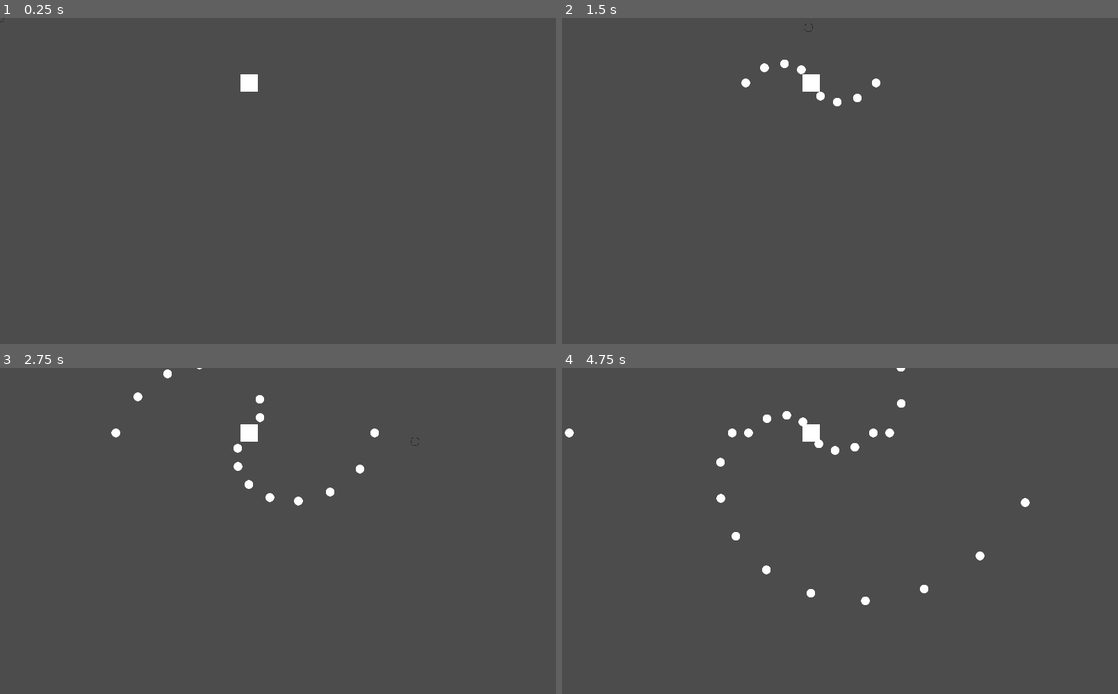
Above: before the commit, frames 1-4 (two rows, left to right).
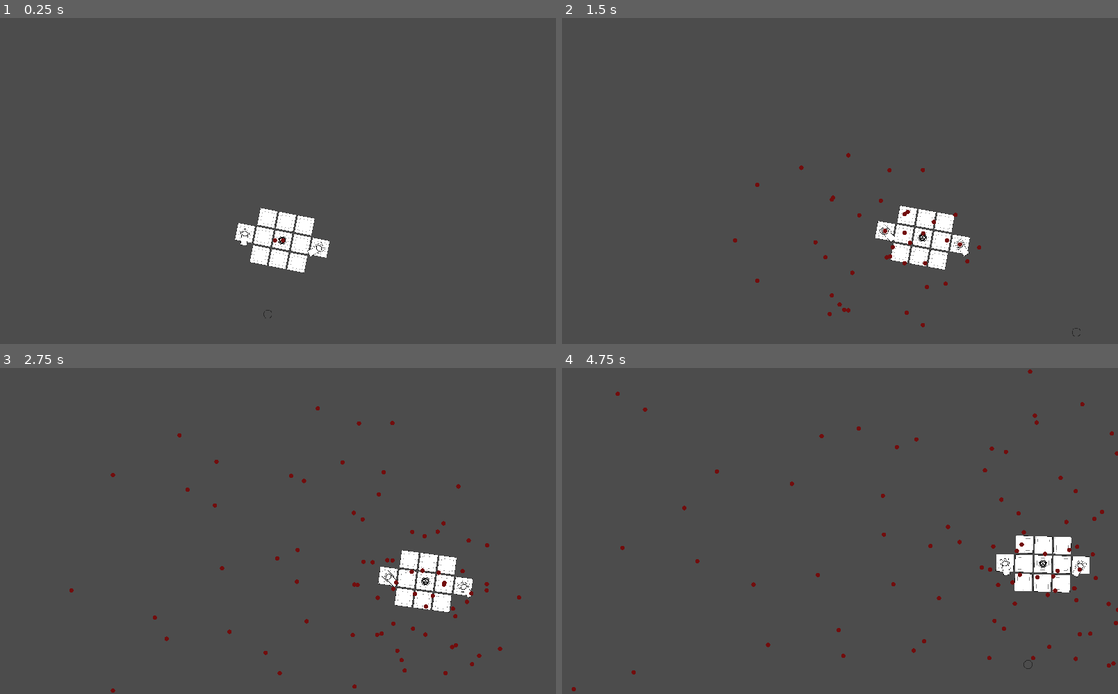
Above: after the commit, the same moments.

Repository: rrebane/ggj-2021-bullet-hell
Game: Godot game, scene res://levels/Level1.tscn
Two runs of this game, one before a commit and one after it. Both use one fixed random seed, a clock stepped at 60 frames per second and the inputs below.
Inputs:
- Up to frame 1 (0.25 s): no input
- Up to frame 2 (1.5 s): hold Right (right) 0.53-1.28 s; hold Shift (dash) 0.53-1.28 s; hold Down (down) from 1.28 s (still down); tap Shift (dash) at 1.35 s
- Up to frame 3 (2.75 s): release Down (down) at 2.03 s; hold Right (right) from 2.03 s (still down); hold Shift (dash) from 2.03 s (still down)
- Up to frame 4 (4.75 s): release Right (right) at 2.78 s; release Shift (dash) at 2.78 s; hold Up (up) 2.78-3.53 s; tap Shift (dash) at 2.85, 4.35 s; hold Shift (dash) 3.53-4.28 s; hold Left (left) from 3.53 s (still down)

The runs differ from the first frame. In frame 1, 2.0% of the frame differs, in the area x 0-60%, y 0-93%; in frame 2, 2.5%; in frame 3, 3.0%; in frame 4, 3.4%, in the area x 0-100%, y 0-100%.

Commit message:
Work-in-progress
Moved assets around. Added some more enemy modules. Added enemy tilt.

Diff:
--- /dev/null
+++ b/enemies/TutorialBoss.gd
@@ -0,0 +1,35 @@
+extends Node2D
+
+export var max_tilt_angle = PI
+
+export var x_radius = 50.0
+export var y_radius = 50.0
+export var x_rate = 0.2
+export var y_rate = 0.1
+
+var x_angle = 0.0
+var y_angle = 0.0
+
+onready var start_position = Vector2.ZERO
+onready var prev_position = Vector2.ZERO
+
+func _ready():
+	start_position = position
+	prev_position = position
+
+# https://medium.com/@wjjordan00/how-to-make-gorgeous-lissajous-patterns-in-unity-easy-2f6423bbe045
+func _physics_process(delta):
+	x_angle += x_rate * delta
+	y_angle += y_rate * delta
+
+	while x_angle >= 2 * PI:
+		x_angle -= 2 * PI
+	while y_angle >= 2 * PI:
+		y_angle -= 2 * PI
+
+	var cur_position = Vector2(start_position.x + sin(x_angle) * x_radius, start_position.y + cos(y_angle) * y_radius)
+	var position_diff = (cur_position - prev_position) / delta
+
+	prev_position = position
+	position = cur_position
+	rotation = clamp(position_diff.x, -240.0, 240.0) / 240.0 * PI / 16
--- /dev/null
+++ b/enemies/TutorialBoss.tscn
@@ -0,0 +1,43 @@
+[gd_scene load_steps=5 format=2]
+
+[ext_resource path="res://enemy_modules/CoreModule.tscn" type="PackedScene" id=1]
+[ext_resource path="res://enemies/TutorialBoss.gd" type="Script" id=2]
+[ext_resource path="res://enemy_modules/BlankModule.tscn" type="PackedScene" id=3]
+[ext_resource path="res://enemy_modules/SingleGunModule.tscn" type="PackedScene" id=4]
+
+[node name="TutorialBoss" type="Node2D"]
+script = ExtResource( 2 )
+
+[node name="CoreModule" parent="." instance=ExtResource( 1 )]
+num_bullet_arrays = 2
+fire_rate = 0.2
+
+[node name="BlankModule" parent="." instance=ExtResource( 3 )]
+position = Vector2( -35, 0 )
+
+[node name="BlankModule8" parent="." instance=ExtResource( 3 )]
+position = Vector2( 35, 35 )
+
+[node name="BlankModule7" parent="." instance=ExtResource( 3 )]
+position = Vector2( 35, -35 )
+
+[node name="BlankModule6" parent="." instance=ExtResource( 3 )]
+position = Vector2( 0, -35 )
+
+[node name="BlankModule5" parent="." instance=ExtResource( 3 )]
+position = Vector2( 0, 35 )
+
+[node name="BlankModule4" parent="." instance=ExtResource( 3 )]
+position = Vector2( -35, 35 )
+
+[node name="BlankModule3" parent="." instance=ExtResource( 3 )]
+position = Vector2( -35, -35 )
+
+[node name="BlankModule2" parent="." instance=ExtResource( 3 )]
+position = Vector2( 35, 0 )
+
+[node name="SingleGunModule" parent="." instance=ExtResource( 4 )]
+position = Vector2( -70, 0 )
+
+[node name="SingleGunModule2" parent="." instance=ExtResource( 4 )]
+position = Vector2( 70, 0 )
--- /dev/null
+++ b/enemy_modules/BlankModule.gd
@@ -0,0 +1 @@
+extends EnemyModule
--- a/enemies/CoreModule.tscn
+++ b/enemy_modules/BlankModule.tscn
@@ -1,15 +1,16 @@
 [gd_scene load_steps=5 format=2]
 
-[ext_resource path="res://sprites/square.png" type="Texture" id=1]
-[ext_resource path="res://enemies/CoreModule.gd" type="Script" id=2]
+[ext_resource path="res://sprites/base_module.png" type="Texture" id=1]
+[ext_resource path="res://enemy_modules/BlankModule.gd" type="Script" id=2]
 
 [sub_resource type="RectangleShape2D" id=1]
-extents = Vector2( 15.9121, 15.8416 )
+extents = Vector2( 63.8147, 63.3195 )
 
 [sub_resource type="RectangleShape2D" id=2]
-extents = Vector2( 15.9576, 15.9781 )
+extents = Vector2( 63.0595, 62.9419 )
 
-[node name="CoreModule" type="KinematicBody2D"]
+[node name="BlankModule" type="KinematicBody2D"]
+scale = Vector2( 0.25, 0.25 )
 collision_layer = 2
 collision_mask = 0
 script = ExtResource( 2 )
--- a/enemies/CoreModule.gd
+++ b/enemy_modules/CoreModule.gd
@@ -9,14 +9,11 @@
 var fire_rotation_offset = 0.0
 var cur_fire_time = 0.0
 
-func _ready():
-	pass
-
 func _process(delta):
 	cur_fire_time += delta
-	if cur_fire_time >= fire_rate:
+	while cur_fire_time >= fire_rate:
 		fire()
-		cur_fire_time = 0.0
+		cur_fire_time -= fire_rate
 
 func fire():
 	var angle_between_arrays = 2 * PI / num_bullet_arrays
@@ -28,5 +25,5 @@
 		bullet_inst.move_vec = Vector2.RIGHT.rotated(bullet_angle + fire_rotation_offset * angle_between_arrays)
 
 	fire_rotation_offset += fire_rotation_step
-	if fire_rotation_offset > 1.0:
-		fire_rotation_offset = 0.0
+	while fire_rotation_offset > 1.0:
+		fire_rotation_offset -= 1.0
--- /dev/null
+++ b/enemy_modules/CoreModule.tscn
@@ -0,0 +1,33 @@
+[gd_scene load_steps=6 format=2]
+
+[ext_resource path="res://sprites/base_module.png" type="Texture" id=1]
+[ext_resource path="res://enemy_modules/CoreModule.gd" type="Script" id=2]
+[ext_resource path="res://sprites/core.png" type="Texture" id=3]
+
+[sub_resource type="RectangleShape2D" id=1]
+extents = Vector2( 63.8147, 63.3195 )
+
+[sub_resource type="RectangleShape2D" id=2]
+extents = Vector2( 63.0595, 62.9419 )
+
+[node name="CoreModule" type="KinematicBody2D"]
+scale = Vector2( 0.25, 0.25 )
+collision_layer = 2
+collision_mask = 0
+script = ExtResource( 2 )
+
+[node name="CollisionShape2D" type="CollisionShape2D" parent="."]
+shape = SubResource( 1 )
+
+[node name="Graphics" type="Node2D" parent="."]
+
+[node name="BaseSprite" type="Sprite" parent="Graphics"]
+texture = ExtResource( 1 )
+
+[node name="CoreSprite" type="Sprite" parent="Graphics"]
+texture = ExtResource( 3 )
+
+[node name="PlayerDetector" type="Area2D" parent="."]
+
+[node name="CollisionShape2D" type="CollisionShape2D" parent="PlayerDetector"]
+shape = SubResource( 2 )
--- /dev/null
+++ b/enemy_modules/SingleGun.gd
@@ -0,0 +1,26 @@
+extends Node2D
+
+export var fire_rate = 0.5
+
+var cur_fire_time = 0.0
+
+var bullet_obj = preload("res://projectiles/EnemyEnergyBullet.tscn")
+var player : KinematicBody2D
+
+func _ready():
+	player = get_tree().get_nodes_in_group("player")[0]
+
+func _process(delta):
+	cur_fire_time += delta
+	while cur_fire_time >= fire_rate:
+		fire()
+		cur_fire_time -= fire_rate
+
+	var rotation_diff = get_global_transform().get_rotation() - rotation
+	rotation = player.global_position.angle_to_point(global_position) + rotation_diff
+
+func fire():
+	var bullet_inst = bullet_obj.instance()
+	get_tree().get_root().add_child(bullet_inst)
+	bullet_inst.global_position = global_position
+	bullet_inst.move_vec = global_position.direction_to(player.global_position)
--- /dev/null
+++ b/enemy_modules/SingleGun.tscn
@@ -0,0 +1,12 @@
+[gd_scene load_steps=3 format=2]
+
+[ext_resource path="res://sprites/cannon.png" type="Texture" id=1]
+[ext_resource path="res://enemy_modules/SingleGun.gd" type="Script" id=2]
+
+[node name="SingleGun" type="Node2D"]
+script = ExtResource( 2 )
+
+[node name="Sprite" type="Sprite" parent="."]
+position = Vector2( 30.5258, -0.179047 )
+rotation = 4.71239
+texture = ExtResource( 1 )
--- /dev/null
+++ b/enemy_modules/SingleGunModule.gd
@@ -0,0 +1,29 @@
+extends EnemyModule
+
+export var num_bullet_arrays = 5
+export var fire_rotation_step = 0.3
+export var fire_rate = 0.5
+
+var bullet_obj = preload("res://projectiles/EnemyEnergyBullet.tscn")
+
+var fire_rotation_offset = 0.0
+var cur_fire_time = 0.0
+
+func _process(delta):
+	cur_fire_time += delta
+	while cur_fire_time >= fire_rate:
+		fire()
+		cur_fire_time -= fire_rate
+
+func fire():
+	var angle_between_arrays = 2 * PI / num_bullet_arrays
+	for n in range(num_bullet_arrays):
+		var bullet_inst = bullet_obj.instance()
+		get_tree().get_root().add_child(bullet_inst)
+		bullet_inst.global_position = global_position
+		var bullet_angle = n * angle_between_arrays
+		bullet_inst.move_vec = Vector2.RIGHT.rotated(bullet_angle + fire_rotation_offset * angle_between_arrays)
+
+	fire_rotation_offset += fire_rotation_step
+	while fire_rotation_offset > 1.0:
+		fire_rotation_offset -= 1.0
--- /dev/null
+++ b/enemy_modules/SingleGunModule.tscn
@@ -0,0 +1,32 @@
+[gd_scene load_steps=6 format=2]
+
+[ext_resource path="res://enemy_modules/SingleGun.tscn" type="PackedScene" id=1]
+[ext_resource path="res://sprites/base_module.png" type="Texture" id=2]
+[ext_resource path="res://enemy_modules/SingleGunModule.gd" type="Script" id=3]
+
+[sub_resource type="RectangleShape2D" id=1]
+extents = Vector2( 63.8147, 63.3195 )
+
+[sub_resource type="RectangleShape2D" id=2]
+extents = Vector2( 63.0595, 62.9419 )
+
+[node name="SingleGunModule" type="KinematicBody2D"]
+scale = Vector2( 0.25, 0.25 )
+collision_layer = 2
+collision_mask = 0
+script = ExtResource( 3 )
+
+[node name="CollisionShape2D" type="CollisionShape2D" parent="."]
+shape = SubResource( 1 )
+
+[node name="Graphics" type="Node2D" parent="."]
+
+[node name="BaseSprite" type="Sprite" parent="Graphics"]
+texture = ExtResource( 2 )
+
+[node name="PlayerDetector" type="Area2D" parent="."]
+
+[node name="CollisionShape2D" type="CollisionShape2D" parent="PlayerDetector"]
+shape = SubResource( 2 )
+
+[node name="SingleGun" parent="." instance=ExtResource( 1 )]
--- a/levels/Level1.tscn
+++ b/levels/Level1.tscn
@@ -1,14 +1,16 @@
 [gd_scene load_steps=3 format=2]
 
-[ext_resource path="res://enemies/CoreModule.tscn" type="PackedScene" id=1]
+[ext_resource path="res://enemies/TutorialBoss.tscn" type="PackedScene" id=1]
 [ext_resource path="res://player/player.tscn" type="PackedScene" id=2]
 
 [node name="World" type="Node2D"]
 
-[node name="CoreModule" parent="." instance=ExtResource( 1 )]
-position = Vector2( 458.413, 119.471 )
-num_bullet_arrays = 2
-fire_rotation_step = 0.1
-fire_rate = 0.3
+[node name="player" parent="." instance=ExtResource( 2 )]
+position = Vector2( 493.118, 545.159 )
 
-[node name="player" parent="." instance=ExtResource( 2 )]
+[node name="TutorialBoss" parent="." instance=ExtResource( 1 )]
+position = Vector2( 489.945, 209.432 )
+x_radius = 400.0
+y_radius = 200.0
+x_rate = 0.3
+y_rate = 0.15
--- a/player/player.tscn
+++ b/player/player.tscn
@@ -1,12 +1,14 @@
 [gd_scene load_steps=4 format=2]
 
-[ext_resource path="res://player/player.png" type="Texture" id=1]
+[ext_resource path="res://sprites/player.png" type="Texture" id=1]
 [ext_resource path="res://player/player.gd" type="Script" id=2]
 
 [sub_resource type="CircleShape2D" id=1]
 radius = 8.17662
 
-[node name="player" type="KinematicBody2D"]
+[node name="player" type="KinematicBody2D" groups=[
+"player",
+]]
 script = ExtResource( 2 )
 
 [node name="CollisionShape2D" type="CollisionShape2D" parent="."]
--- a/project.godot
+++ b/project.godot
@@ -12,7 +12,7 @@
 "base": "KinematicBody2D",
 "class": "EnemyModule",
 "language": "GDScript",
-"path": "res://enemies/EnemyModule.gd"
+"path": "res://enemy_modules/EnemyModule.gd"
 } ]
 _global_script_class_icons={
 "EnemyModule": ""
--- a/projectiles/EnemyEnergyBullet.gd
+++ b/projectiles/EnemyEnergyBullet.gd
@@ -1,11 +1,12 @@
 extends KinematicBody2D
 
-var move_speed = 100
+export var move_speed = 150
 var move_vec : Vector2
 var destroyed = false
 
 func _ready():
 	$PlayerDetector.connect("body_entered", self, "hurt_player")
+	$DeleteTimer.start()
 
 func hurt_player(coll):
 	if destroyed:
@@ -25,8 +26,9 @@
 
 func destroy():
 	destroyed = true
-	$DeleteTimer.start()
+	#$QueueFreeTimer.start()
 	$CollisionShape2D.set_deferred("disabled", true)
 	#$HitSound.play()
 	#$Graphics/AnimationPlayer.play("die")
 	move_vec = Vector2.ZERO
+	queue_free()
--- a/projectiles/EnemyEnergyBullet.tscn
+++ b/projectiles/EnemyEnergyBullet.tscn
@@ -10,7 +10,8 @@
 radius = 15.7576
 
 [node name="EnemyEnergyBullet" type="KinematicBody2D"]
-scale = Vector2( 0.5, 0.5 )
+modulate = Color( 0.447059, 0.0509804, 0.0509804, 1 )
+scale = Vector2( 0.25, 0.25 )
 collision_layer = 0
 script = ExtResource( 1 )
 
@@ -27,5 +28,11 @@
 [node name="CollisionShape2D" type="CollisionShape2D" parent="PlayerDetector"]
 shape = SubResource( 2 )
 
+[node name="QueueFreeTimer" type="Timer" parent="."]
+one_shot = true
+
 [node name="DeleteTimer" type="Timer" parent="."]
-[connection signal="timeout" from="DeleteTimer" to="." method="queue_free"]
+wait_time = 10.0
+one_shot = true
+[connection signal="timeout" from="QueueFreeTimer" to="." method="queue_free"]
+[connection signal="timeout" from="DeleteTimer" to="." method="destroy"]
Renamed: enemies/EnemyModule.gd -> enemy_modules/EnemyModule.gd
Renamed: enemies/base_module.png -> sprites/base_module.png
Not shown, changed: sprites/base_module.png.import
Renamed: enemies/cannon.png -> sprites/cannon.png
Not shown, changed: sprites/cannon.png.import
Renamed: enemies/core.png -> sprites/core.png
Not shown, changed: sprites/core.png.import
Renamed: enemies/heal.png -> sprites/heal.png
Not shown, changed: sprites/heal.png.import
Renamed: player/player.png -> sprites/player.png
Not shown, changed: sprites/player.png.import
Renamed: enemies/spread_gun.png -> sprites/spread_gun.png
(and 3 more such lines)
